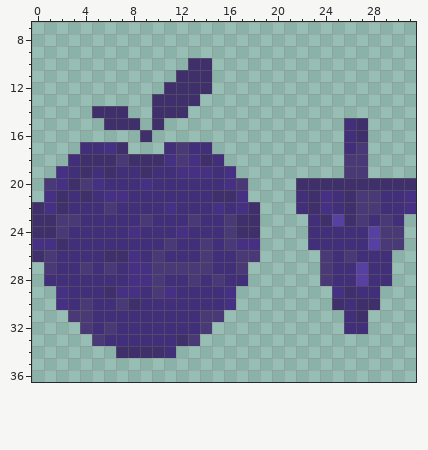
Two versions of one pixel-art sprite, SomethingWentWrong/Assets/Sprites/Icons Sprites/SkillIcons/FoodEndurIcon.png. Above: the version before the commit.
The file is 32x48 pixels. Colours within 5 levels of each other are drawn and written as one. Shown: x 0..31, y 7..36.
Now the later version:
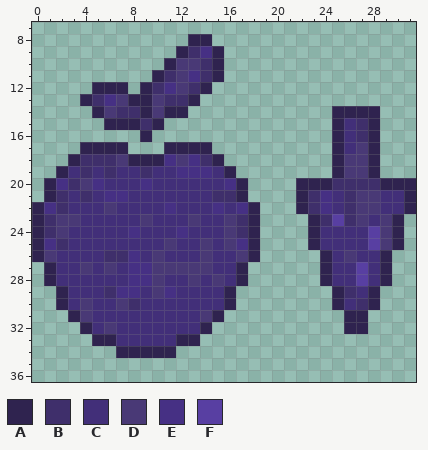
Palette (. is transparent): A #2f234f  B #3f2f6b  C #422f79  D #493976  E #463084  F #583fa2
The exact change:
@@ x 0..31 @@
  7 ................................
- 8 ................................
- 9 ................................
-10 .............BB.................
-11 ............BBB.................
-12 ...........BBBB.................
-13 ..........BBBB..................
-14 .....BBB..BBB...................
-15 ......BBB.B...............CB....
-16 .........B................CB....
-17 ....CCEB...CDCC...........CD....
-18 ...CBBBDBBBEDEBC..........DD....
-19 ..ECBCBCCBCCEEECE.........DD....
-20 .DEBDECCCECCCCCCED....BBBBBBBBBB
-21 .EBCBCEECCCCCCCBBE....CBECBDDCCE
-22 BEBCCCDCCCCECCCECEB...CBECBDDCCE
-23 BBDDCCCCCDCCCDCCDBB....CBFBDCDC.
-24 BBDCCCCCECCCECCCDBB....CCCCCFDD.
-25 EEBCCCCCCCCDCCDCDEE....CCCCCFDD.
-26 BDCCCCBBECDCCCDCCDD.....DCDCCC..
-27 .DCCDCDCEEDDDDDCCD......DCCFCC..
-28 .CCCCCCCEEDCCDCDCC......DCCFCC..
-29 ..ECCCBEECDECCCCE........EBCC...
-30 ..ECDCCDBCCCCCCCE........BCBB...
-31 ...DDCCCCCCCCCDD..........CB....
-32 ....DCDCCCCCCCD...........CC....
-33 .....DCCCCCCBD..................
-34 .......BBBBC....................
+ 8 .............AA.................
+ 9 ............ABEA................
+10 ...........ADDBA................
+11 ..........ABDEBA................
+12 .....AAA.ABEDBA.................
+13 ....ABEDAADBBA..................
+14 .....ADBBADAA............AAAA...
+15 ......AAABA..............ACBA...
+16 .........A...............ACBA...
+17 ....AAAA...AAAA..........ACDA...
+18 ...ABBBDAAAEDEBA.........ADDA...
+19 ..ACBCBCCBCCEEECA........ADDA...
+20 .AEBDECCCECCCCCCEA....AAABBBBAAA
+21 .ABCBCEECCCCCCCBBA....ABECBDDCCA
+22 AEBCCCDCCCCECCCECEA...ABECBDDCCA
+23 ABDDCCCCCDCCCDCCDBA....ABFBDCDA.
+24 ABDCCCCCECCCECCCDBA....ACCCCFDA.
+25 AEBCCCCCCCCDCCDCDEA....ACCCCFDA.
+26 ADCCCCBBECDCCCDCCDA.....ACDCCA..
+27 .ACCDCDCEEDDDDDCCA......ACCFCA..
+28 .ACCCCCCEEDCCDCDCA......ACCFCA..
+29 ..ACCCBEECDECCCCA........ABCA...
+30 ..ACDCCDBCCCCCCCA........ACBA...
+31 ...ADCCCCCCCCCDA..........AA....
+32 ....ACDCCCCCCCA...........AA....
+33 .....AACCCCCAA..................
+34 .......AAAAA....................
 35 ................................
